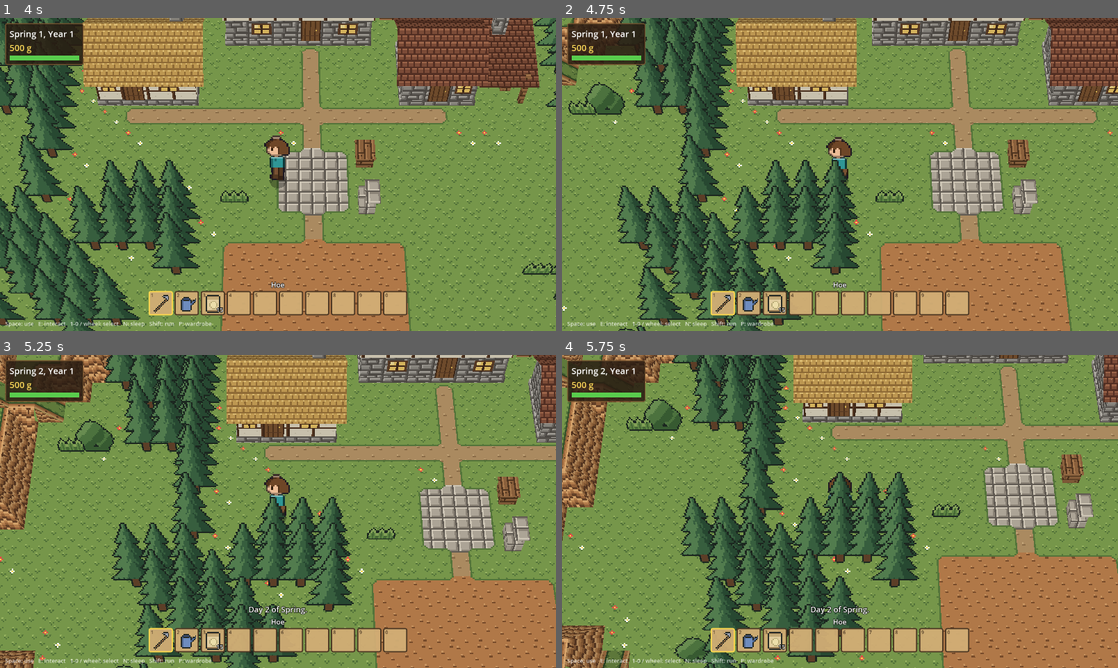
Above: before the commit, frames 1-4 (two rows, left to right).
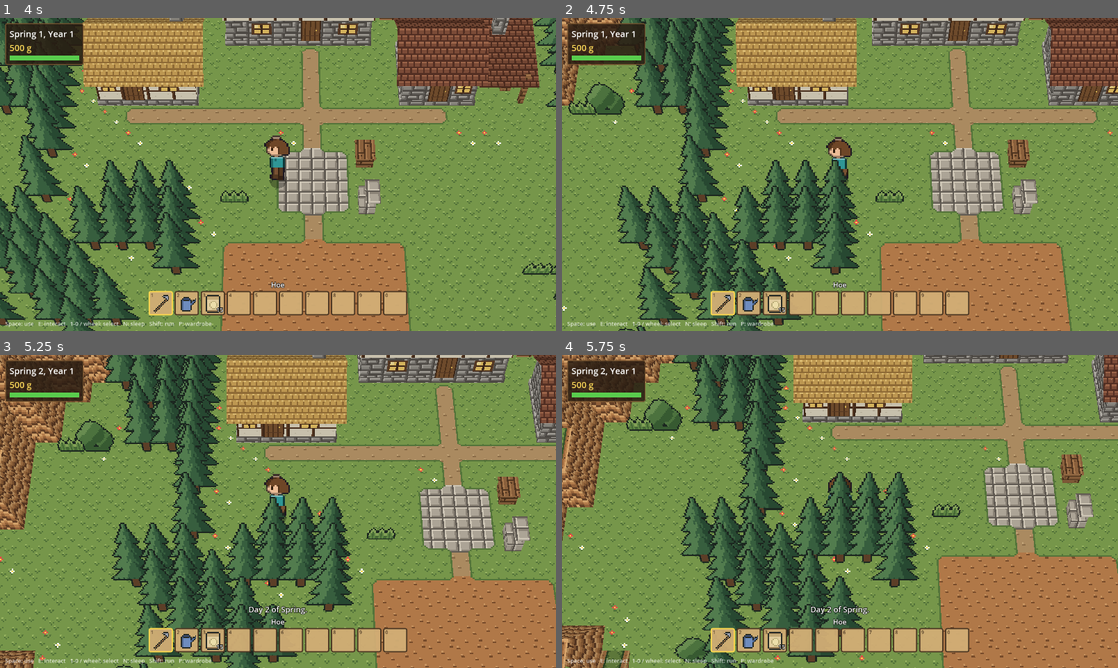
Above: after the commit, the same moments.

Repository: grimechristopher/procedural-game
Game: Godot game, scene res://scenes/main.tscn
Same seed, same stepped clock (60 frames per second), same inputs: the game is played once before the commit and once after it.
Inputs (mouse positions are in pixels of both pictures, inside the frame that each line leads up to):
- Up to frame 1 (4 s): tap Enter (ui_accept) at 0.5, 0.77, 1.52, 3.02, 3.77 s; move the mouse to (400, 158) at 0.52 s; hold D (move_right) 0.53-1.28 s; hold Shift (run) 0.53-1.28 s; click (400, 158) at 0.67 s; move the mouse to (166, 190) at 1.27 s; hold S (move_down) 1.28-2.03 s; tap Mouse wheel down (hotbar_next) at 1.35 s; tap Shift (run) every 0.75 s from 1.55 to 3.8 s; move the mouse to (333, 105) at 2.02 s; hold D (move_right) 2.03-2.78 s; hold Mouse wheel up (hotbar_prev) 2.03-2.78 s; move the mouse to (250, 237) at 2.77 s; hold W (move_up) 2.78-3.53 s; tap E (interact) at 2.85 s; click (250, 237) at 2.92 s; move the mouse to (444, 221) at 3.52 s; hold A (move_left) from 3.53 s (still down); hold R (regenerate) from 3.53 s (still down)
- Up to frame 2 (4.75 s): keep holding A (move_left); move the mouse to (673, 127) at 4.27 s; release R (regenerate) at 4.28 s; tap Shift (run) at 4.35 s; tap Enter (ui_accept) at 4.52 s
- Up to frame 3 (5.25 s): move the mouse to (305, 511) at 5.02 s; release A (move_left) at 5.03 s; hold S (move_down) from 5.03 s (still down); hold N (sleep) from 5.03 s (still down); click (305, 511) at 5.17 s
- Up to frame 4 (5.75 s): keep holding S (move_down); keep holding N (sleep); tap Shift (run) at 5.3 s

Frame 1 is identical in both runs. In frame 2, 0.4% of the frame differs, in the area x 0-24%, y 0-28%; in frame 3, 1.1%, in the area x 0-33%, y 0-31%; in frame 4, 0.7%.

Commit message:
Ramps climb half a block per cell
A full cliff's ramp now takes two cells (a half ramp, then a ramp up from
half height) instead of one 45-degree cell, and corridors up stacked
walls climb the same way, twice as long. Ramps side by side draw as one
wide ramp.

Co-Authored-By: Claude Opus 5.5 <noreply@anthropic.com>
Claude-Session: https://claude.ai/code/session_01QBAyNdiLYtBbpQzeaWaTYf

Diff:
--- a/scripts/terrain_mesh.gd
+++ b/scripts/terrain_mesh.gd
@@ -469,6 +469,10 @@
 		var nh := _height(c + Vector2i(o))
 		if nh == -99:
 			continue
+		# A matching ramp alongside: one wide ramp, no edge between them.
+		var beside := c + Vector2i(o)
+		if world.get_cell_item(Vector3i(beside.x, layer, beside.y)) == tile and world._up_dir(beside, layer) == Vector2i(up):
+			continue
 		var floor_h := maxf(nh / 2.0, WATER_SURFACE if nh < 0 else 0.0)
 		if floor_h >= base + rise:
 			continue
--- a/scripts/world.gd
+++ b/scripts/world.gd
@@ -433,17 +433,17 @@
 func _maybe_ramp(cell: Vector2i, heights: PackedInt32Array) -> void:
 	for d in ORTHOGONAL:
 		if Terrain.cell_hash(cell.x, cell.y, d.x * 3 + d.y) < RAMP_CHANCE:
-			var piece := _ramp_piece(cell, d, heights)
-			if not piece.is_empty():
-				set_slope(cell, piece[1], piece[0], d)
+			if _place_ramp(_ramp_pieces(cell, d, heights), d):
 				return
 
 
-## The ramp, as [tile, layer], that would climb from cell up the cliff
-## toward dir, from level ground onto level ground a half or whole block
-## higher; or [] if none fits. A half block becomes a ramp up from half
-## height; nothing climbs a whole block from half height.
-func _ramp_piece(cell: Vector2i, dir: Vector2i, heights: PackedInt32Array) -> Array:
+## The ramp that would climb from cell up the cliff toward dir, from level
+## ground onto level ground a half or whole block higher, as pieces
+## [cell, tile, layer]; or [] if none fits. Ramps climb half a block per
+## cell: a half cliff in one cell (a half block becomes a ramp up from half
+## height), a full cliff over two, cell and the one behind it. Nothing
+## climbs a whole block from half height.
+func _ramp_pieces(cell: Vector2i, dir: Vector2i, heights: PackedInt32Array, reserved := {}) -> Array:
 	var h := _height_at(heights, cell)
 	var up := _height_at(heights, cell + dir)
 	var rise := up - h
@@ -454,18 +454,37 @@
 	var above := cell + dir
 	if get_cell_item(Vector3i(above.x, (up - 1) / 2, above.y)) not in [Tile.FULL, Tile.ROCK, Tile.HALF]:
 		return []  # the top of the cliff is a wedge or otherwise not walkable
-	if h == 0 and ground_tile(cell) != Tile.GROUND and ground_tile(cell) != Tile.FLOWERS:
+	var layer := h / 2
+	if h % 2 == 1:
+		if reserved.has(cell) or get_cell_item(Vector3i(cell.x, layer, cell.y)) != Tile.HALF \
+				or get_cell_item(Vector3i(cell.x, layer + 1, cell.y)) != INVALID_CELL_ITEM:
+			return []
+		return [[cell, Tile.UPPER_HALF_HILL_RAMP, layer]]
+	if not _ramp_room(cell, layer, h, reserved):
 		return []
-	var layer := h / 2
-	if h % 2 == 0:
-		# (A ramp can replace a bank at a cliff's foot.)
-		if get_cell_item(Vector3i(cell.x, layer, cell.y)) not in [INVALID_CELL_ITEM, Tile.BANK]:
-			return []
-		return [Tile.HILL_RAMP if rise == 2 else Tile.HALF_HILL_RAMP, layer]
-	if get_cell_item(Vector3i(cell.x, layer, cell.y)) != Tile.HALF \
-			or get_cell_item(Vector3i(cell.x, layer + 1, cell.y)) != INVALID_CELL_ITEM:
+	if rise == 1:
+		return [[cell, Tile.HALF_HILL_RAMP, layer]]
+	var out := cell - dir
+	if _height_at(heights, out - dir) != h or not _ramp_room(out, layer, h, reserved):
 		return []
-	return [Tile.UPPER_HALF_HILL_RAMP, layer]
+	return [[cell, Tile.UPPER_HALF_HILL_RAMP, layer], [out, Tile.HALF_HILL_RAMP, layer]]
+
+
+## Whether a ramp can start on a cell's ground (a bank there gives way).
+func _ramp_room(cell: Vector2i, layer: int, h: int, reserved: Dictionary) -> bool:
+	if reserved.has(cell) or get_cell_item(Vector3i(cell.x, layer, cell.y)) not in [INVALID_CELL_ITEM, Tile.BANK]:
+		return false
+	return h > 0 or ground_tile(cell) == Tile.GROUND or ground_tile(cell) == Tile.FLOWERS
+
+
+## Lays a ramp's pieces, rising toward dir; false if there are none.
+func _place_ramp(pieces: Array, dir: Vector2i, surface := []) -> bool:
+	for piece in pieces:
+		var c: Vector2i = piece[0]
+		set_slope(c, piece[2], piece[1], dir)
+		if not surface.is_empty():
+			surface[c.y * map_size.x + c.x] = _top_surface(c)
+	return not pieces.is_empty()
 
 
 ## Forests, boulders, bushes and tall grass on level ground, away from
@@ -660,9 +679,15 @@
 			Tile.HALF_WEDGE:
 				set_cell_item(pos, Tile.HALF)
 			Tile.HILL_RAMP, Tile.HALF_HILL_RAMP, Tile.UPPER_HALF_HILL_RAMP:
-				var rise := 2 if item == Tile.HILL_RAMP else 1
-				if _height_at(heights, cell + _up_dir(cell, layer)) != h + rise:
-					set_cell_item(pos, Tile.HALF if item == Tile.UPPER_HALF_HILL_RAMP else INVALID_CELL_ITEM)
+				# Still leading up a cliff (a full cliff's lower half leads on
+				# to its upper half)?
+				var up := cell + _up_dir(cell, layer)
+				var rise := 2 if item == Tile.HILL_RAMP or (item == Tile.UPPER_HALF_HILL_RAMP and h % 2 == 0) else 1
+				var leads := _height_at(heights, up) == h + rise
+				if item == Tile.HALF_HILL_RAMP and get_cell_item(Vector3i(up.x, layer, up.y)) == Tile.UPPER_HALF_HILL_RAMP:
+					leads = true
+				if not leads:
+					set_cell_item(pos, Tile.HALF if item == Tile.UPPER_HALF_HILL_RAMP and h % 2 == 1 else INVALID_CELL_ITEM)
 			Tile.BANK:
 				# Only at the foot of a cliff a block high.
 				var still := false
@@ -696,10 +721,7 @@
 					dir = d
 				elif hu == hr + 2 and hb == hr:
 					dir = -d
-				var piece := _ramp_piece(r, dir, heights) if dir != Vector2i.ZERO else []
-				if not piece.is_empty():
-					set_slope(r, piece[1], piece[0], dir)
-					surface[ri] = _top_surface(r)
+				if dir != Vector2i.ZERO and _place_ramp(_ramp_pieces(r, dir, heights, reserved), dir, surface):
 					return true
 			if hu == hr:
 				# No ramp fits: take the bank away, so u's ground reaches the
@@ -710,10 +732,7 @@
 		if reached[ri] and hu != hr and absi(hu - hr) <= 2:
 			var low := u if hu < hr else r
 			var dir := d if hu < hr else -d
-			var piece := _ramp_piece(low, dir, heights)
-			if not reserved.has(low) and not piece.is_empty():
-				set_slope(low, piece[1], piece[0], dir)
-				surface[low.y * map_size.x + low.x] = _top_surface(low)
+			if _place_ramp(_ramp_pieces(low, dir, heights, reserved), dir, surface):
 				return true
 		elif reached[ri] and absi(hu - hr) > 2:
 			var low := u if hu < hr else r
@@ -735,36 +754,35 @@
 
 
 ## Climbs a wall of stacked cliffs from low toward dir by cutting a
-## corridor into the plateau: one ramp per block, each cut cell a block
-## lower than the next, so the way up runs back into the cliff like a path
-## cut into its side.
+## corridor into the plateau: ramps climbing half a block per cell, each
+## cut cell half a block lower than the next, so the way up runs back into
+## the cliff like a path cut into its side.
 func _cut_ramps(low: Vector2i, dir: Vector2i, heights: PackedInt32Array, reserved: Dictionary,
 		surface: Array) -> bool:
 	var h := _height_at(heights, low)
 	var top := _height_at(heights, low + dir)
-	var blocks := (top - h) / 2
-	if h < 0 or h % 2 == 1 or (top - h) % 2 == 1 or blocks < 2 or _height_at(heights, low - dir) != h:
+	var steps := top - h
+	if h < 0 or h % 2 == 1 or steps % 2 == 1 or steps < 4 or _height_at(heights, low - dir) != h:
 		return false
-	if reserved.has(low) or get_cell_item(Vector3i(low.x, h / 2, low.y)) != INVALID_CELL_ITEM:
-		return false
-	if h == 0 and ground_tile(low) != Tile.GROUND and ground_tile(low) != Tile.FLOWERS:
+	if not _ramp_room(low, h / 2, h, reserved) or get_cell_item(Vector3i(low.x, h / 2, low.y)) != INVALID_CELL_ITEM:
 		return false
 	# The corridor and its landing must be plain plateau.
-	for i in range(1, blocks + 1):
+	for i in range(1, steps + 1):
 		var c := low + dir * i
 		if reserved.has(c) or _height_at(heights, c) != top \
 				or get_cell_item(Vector3i(c.x, top / 2 - 1, c.y)) not in [Tile.FULL, Tile.ROCK]:
 			return false
-	for i in range(1, blocks):
+	for i in range(1, steps):
 		var c := low + dir * i
 		for layer in range(0, TOP_LAYER + 1):
 			set_cell_item(Vector3i(c.x, layer, c.y), INVALID_CELL_ITEM)
-		_stack_column(c, h + 2 * i)
-		heights[c.y * map_size.x + c.x] = h + 2 * i
-	for i in range(0, blocks):
+		_stack_column(c, h + i)
+		heights[c.y * map_size.x + c.x] = h + i
+	for i in range(0, steps):
 		var c := low + dir * i
-		set_slope(c, h / 2 + i, Tile.HILL_RAMP, dir)
-	for i in range(-1, blocks + 1):
+		var step := h + i
+		set_slope(c, step / 2, Tile.HALF_HILL_RAMP if step % 2 == 0 else Tile.UPPER_HALF_HILL_RAMP, dir)
+	for i in range(-1, steps + 1):
 		for side in [Vector2i(dir.y, dir.x), Vector2i(-dir.y, -dir.x), Vector2i.ZERO]:
 			var n: Vector2i = low + dir * i + side
 			if _height_at(heights, n) < 0:
Not shown, changed: documentation/art/README.md
